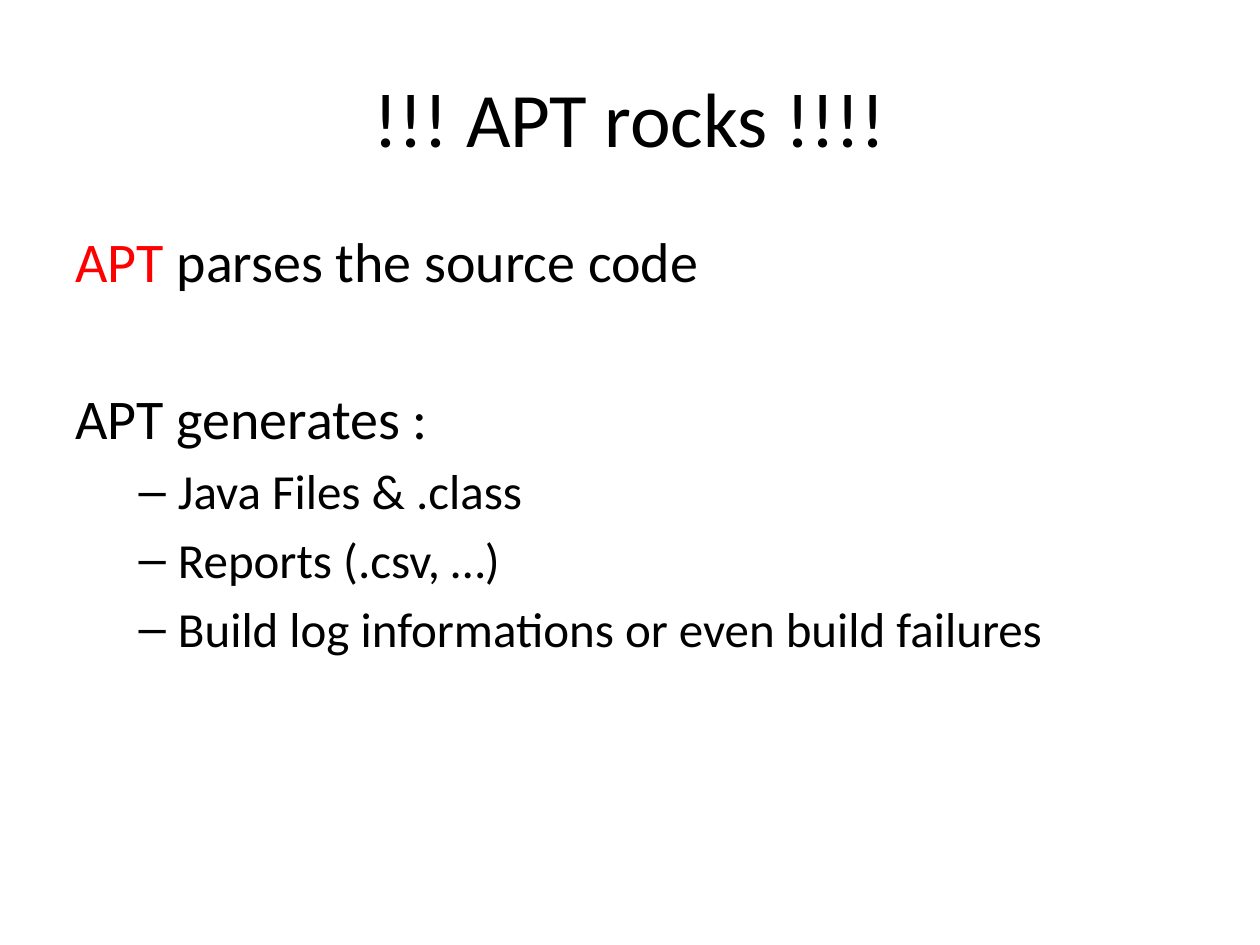
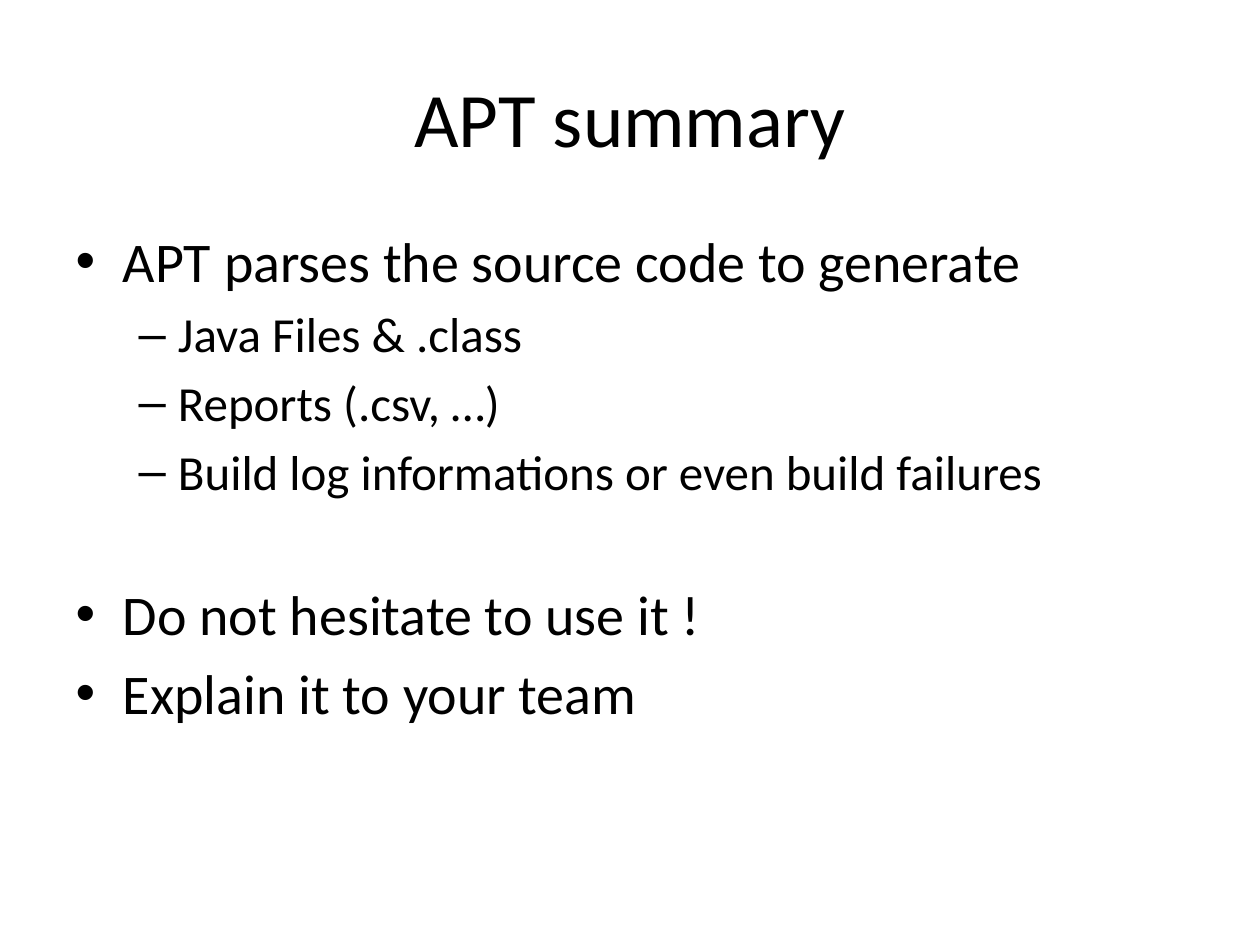
Before and after one commit to dbaeli/ez18n, a slide deck: slide 31 of ez18n-slides/javaone-2012/ez18n_javaone2012.pptx (slide 29 before the commit). Drawn at 1260x945 pixels with LibreOffice and Linux fonts; fonts in the diff are those of the drawing; background and template pictures are left out. Boxes give left, top, right and bottom in pixels: in the first picture for what was removed or moved away, otherwise in the second. Text is boxed around its words. In the diff, an @@ line names an element or a change of style, - is before the commit and + after.

```diff
--- a/ez18n-slides/javaone-2012/ez18n_javaone2012.pptx
+++ b/ez18n-slides/javaone-2012/ez18n_javaone2012.pptx
@@ title at <box>414,97,845,160</box>: text changed @@
-!!! APT rocks !!!!
+APT summary
@@ text at <box>123,243,1021,292</box>: text changed @@
-APT parses the source code
-APT generates :
+• APT parses the source code to generate
@@ text at <box>123,596,669,723</box>: paragraphs added @@
+• Do not hesitate to use it !
+• Explain it to your team
```
Also in this commit, not shown: 12 other slides changed, 2 slides added, 3 slides removed, 5 other files.
